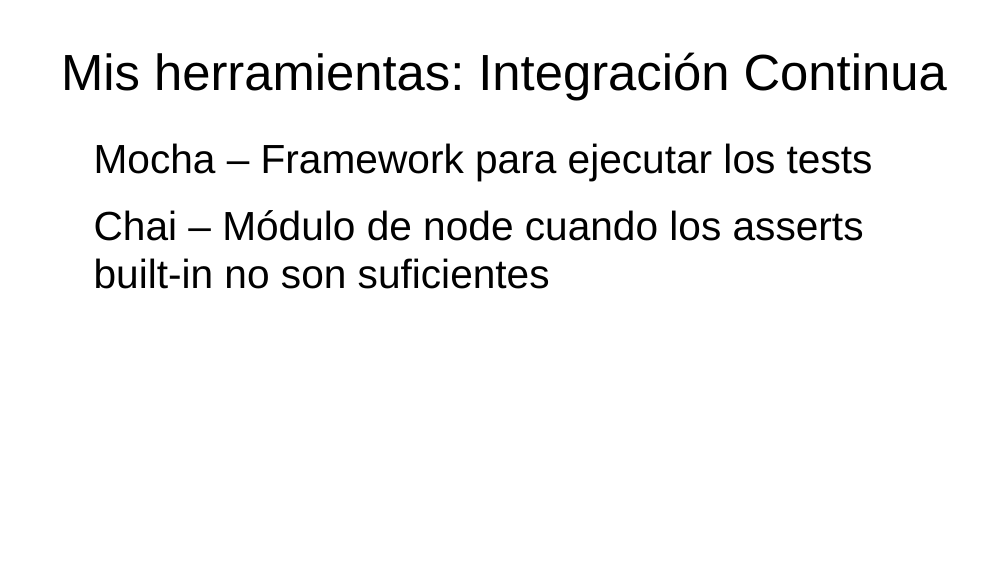
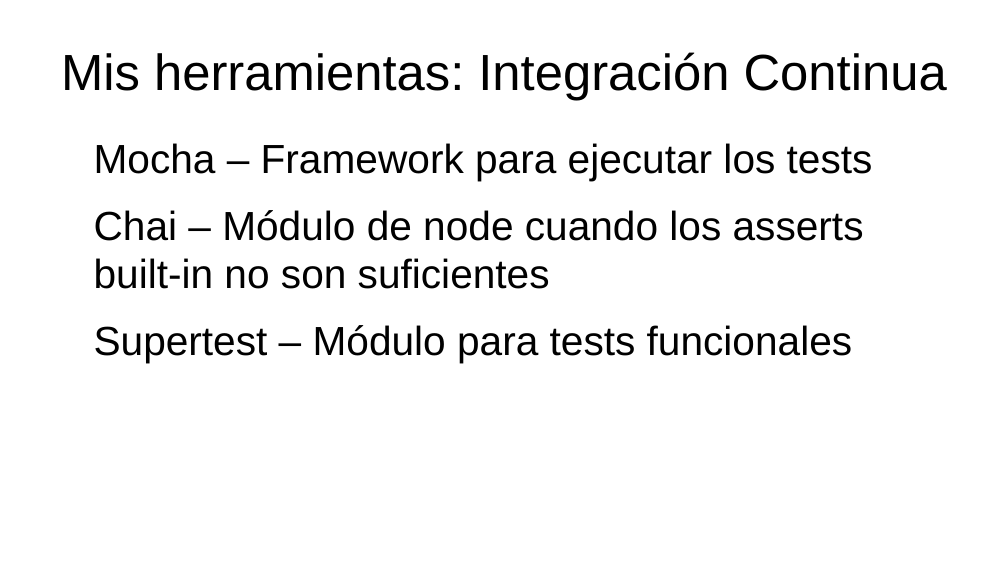
Before and after one commit to jojelupipa/Duckpiler, a slide deck: slide 9 of Presentación Duckpiler.odp (slide 6 before the commit). Drawn at 1008x567 pixels with LibreOffice and Linux fonts; fonts in the diff are those of the drawing. Boxes give left, top, right and bottom in pixels: in the first picture for what was removed or moved away, otherwise in the second. Text is boxed around its words. In the diff, an @@ line names an element or a change of style, - is before the commit and + after.

```diff
--- a/Presentación Duckpiler.odp
+++ b/Presentación Duckpiler.odp
@@ text at [94,325,853,363]: paragraph added @@
+Supertest – Módulo para tests funcionales
```
Also in this commit, not shown: 4 other slides changed, 7 slides added.
